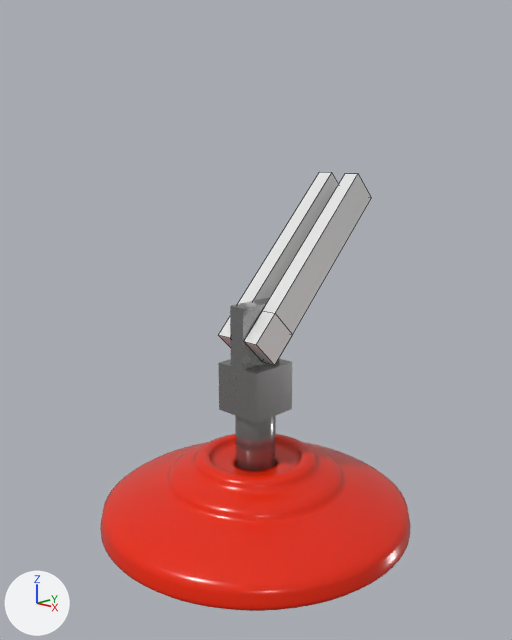
The Blender file Animated Lamp.blend, before and after one commit.
One viewpoint serves both versions: a camera (50 mm lens) standing at (1.648, -1.725, 1.333) and looking at (0.016, -0.014, 0.76). Lighting does not change. The marker at lower left points along +X, +Y and +Z. Mesh edges are drawn as thin lines on the coarser meshes.

The older version as bpy lines, for what is in view:
```python
me_beziercircle = bpy.data.meshes.new('BezierCircle')
me_beziercircle.from_pydata(...)  # 642 vertices, 640 faces; spans x -0.569..0.569, y -0.569..0.569, z 0.0..0.266
me_beziercircle.polygons.foreach_set('use_smooth', [True] * 640)
me_beziercircle.materials.append(mat_lamp_base)  # red #e72400
me_beziercircle_001 = bpy.data.meshes.new('BezierCircle.001')
me_beziercircle_001.from_pydata(...)  # 116 vertices, 84 faces; spans x -0.092..0.092, y -0.092..0.092, z 0.064..0.816
me_beziercircle_001.materials.append(mat_lamp_stem)  # grey #959595
me_cube_001 = bpy.data.meshes.new('Cube.001')
me_cube_001.from_pydata(...)  # 16 vertices, 14 faces; spans x 0.005..0.065, y -0.091..0.54, z -0.091..0.54
ob_lamp_base__path = bpy.data.objects.new('Lamp Base (Path)', me_beziercircle)
ob_lamp_base__path.location = (0.0, 0.0, 0.0)
_m = ob_lamp_base__path.modifiers.new('Subdivision', 'SUBSURF')
_m.render_levels = 1
ob_lamp_stem = bpy.data.objects.new('Lamp Stem', me_beziercircle_001)
ob_lamp_stem.location = (0.0, 0.0, 0.0)
ob_lower_arm = bpy.data.objects.new('Lower Arm', me_cube_001)
ob_lower_arm.location = (0.026, 0.0, 0.703)
_m = ob_lower_arm.modifiers.new('Mirror', 'MIRROR')
_m.mirror_object = ob_lower_arm_mirror
```
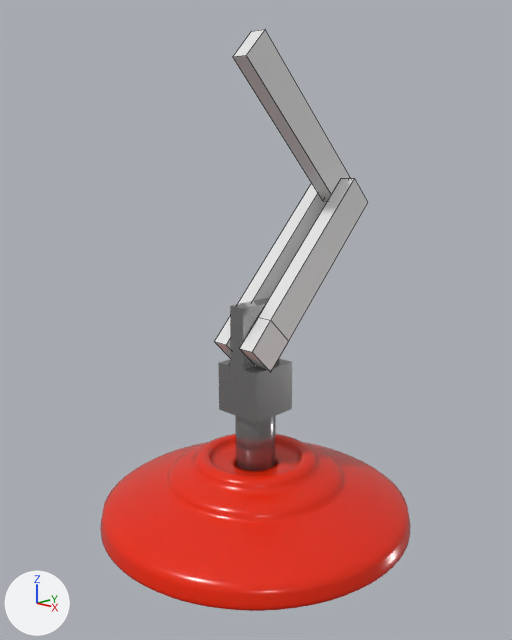
Where the change shows, as pixel boxes (x1, y1, x2, y2) in the pictures (512 x 640 px):
'Lower Arm', moved, turned: before (219, 172, 372, 365); after (214, 178, 368, 370)
'Upper Arm', added: after (233, 29, 350, 201)

The change, as a list of edits to the scene's bpy script:
```text
Add me_cube_002:
    me_cube_002.from_pydata([(-0.03, -0.043, 0.0), (-0.03, 0.0, 0.043), (-0.03, 0.0, -0.043), (-0.03, 0.043, 0.0), (0.03, -0.043, 0.0), (0.03, 0.0, 0.043), (0.03, 0.0, -0.043), (0.03, 0.043, 0.0), (-0.03, -0.468, 0.511), (0.03, -0.468, 0.511), (-0.03, -0.084, -0.042), (0.03, -0.084, -0.042), (-0.03, -0.553, 0.427), (0.03, -0.553, 0.427)], [], [(0, 1, 3, 2), (2, 3, 7, 6), (6, 7, 5, 4), (5, 1, 8, 9), (2, 6, 4, 0), (7, 3, 1, 5), (9, 13, 11, 4, 5), (0, 10, 12, 8, 1), (10, 11, 13, 12), (0, 4, 11, 10), (8, 12, 13, 9)])
Change ob_lower_arm:
    ob_lower_arm.location: (0.026, 0.0, 0.703) -> (0.026, -0.02, 0.683)
    ob_lower_arm.rotation_euler: (0.0, 0.0, 0.0) -> (0.00577, 0.0, 0.0)  # degrees (0, 0, 0) -> degrees (0.3, 0, 0)
Add ob_upper_arm:
    ob_upper_arm = bpy.data.objects.new('Upper Arm', me_cube_002)
    ob_upper_arm.location = (0.0, 0.481, 1.182)
```
